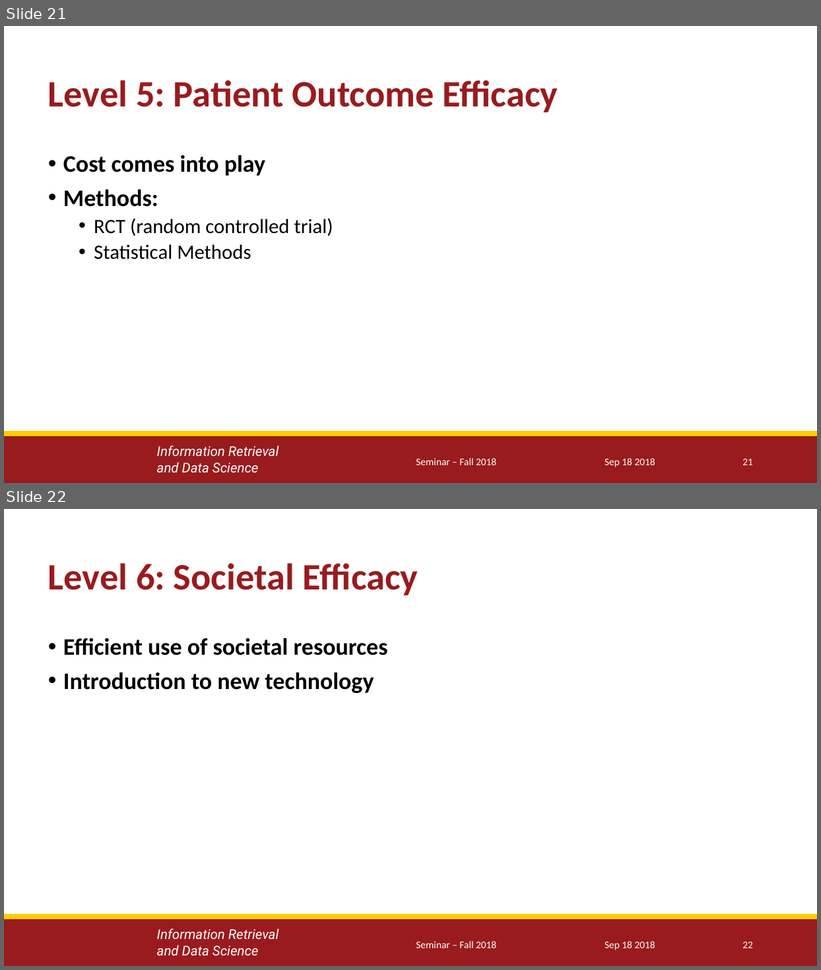
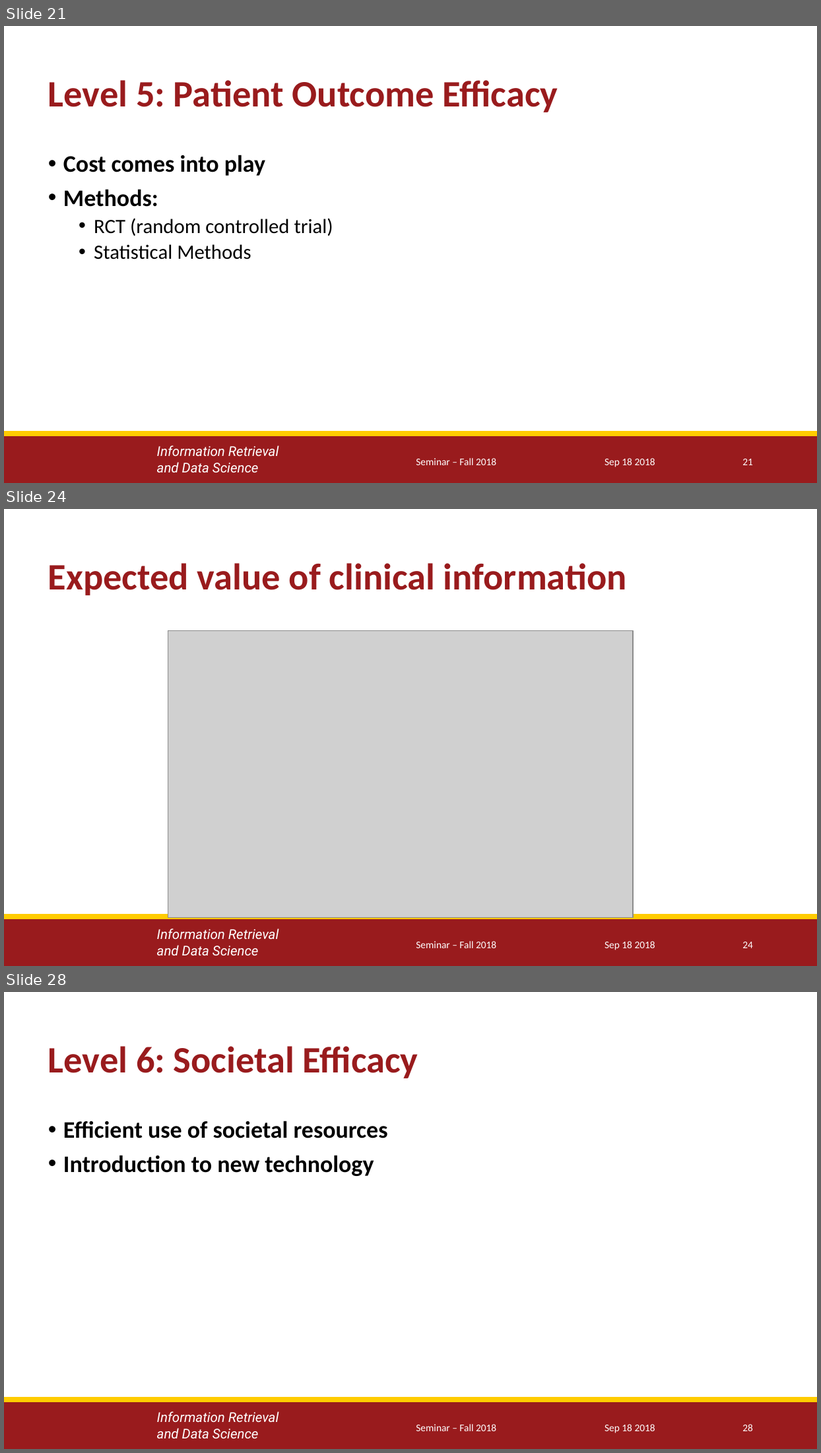
Before and after one commit to yuesOctober/survey, a slide deck: Presentation_1.pptx. Shown one above the other, each under a label of ours: slides 21 and 22 before the commit, slides 21, 24 and 28 after it; the slides between them are not shown. The pictures are 821x970 and 821x1453 pixels, drawn with LibreOffice and Linux fonts; fonts in the diff are those of the drawing; grey boxes stand for pictures; background and template pictures are left out. Boxes give left, top, right and bottom in pixels: in the first picture for what was removed or moved away, otherwise in the second. Text is boxed around its words. In the diff, an @@ line names an element or a change of style, - is before the commit and + after.

```diff
--- a/Presentation_1.pptx
+++ b/Presentation_1.pptx
@@ slide 24 added at <box>4,509,817,966</box>, background #FFFFFF; not listed: 3 template elements that a slide beside it also shows @@
@@ title added at <box>48,563,627,595</box>, 33 pt, text #991B1D, bold @@
+Expected value of clinical information
@@ picture added at <box>168,631,634,918</box> @@
@@ text added at <box>416,941,496,949</box>, 9 pt, text #FFFFFF @@
+Seminar – Fall 2018
@@ text added at <box>605,941,655,951</box>, 9 pt, text #FFFFFF @@
+Sep 18 2018
@@ page number added at <box>743,942,753,949</box>, 9 pt, text #FFFFFF @@
+24
@@ what was slide 22 is now slide 28 @@
@@ page number at <box>743,1424,753,1432</box>: text changed @@
-22
+28
```
Also in this commit, not shown: 3 slides changed, 4 other slides added.
